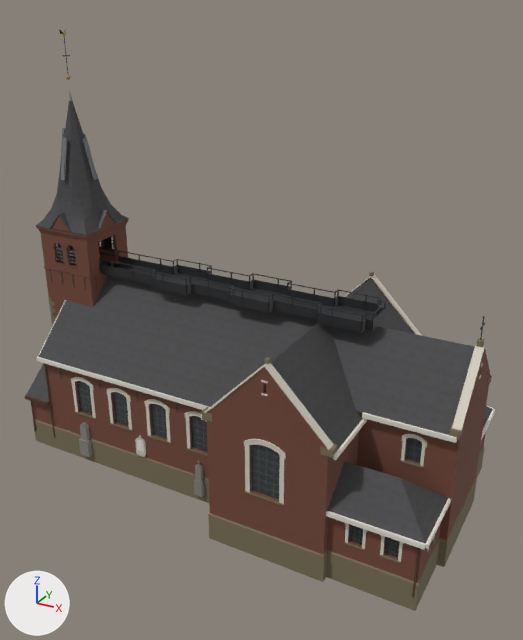
A saved change to the glTF model web/public/models/church.glb.
One viewpoint serves both versions: a 50 mm camera at (21.8, -40.4, 31.3) aimed at (-0.4, -0.1, 11.2). The lights are fixed; the arrows at lower left show +X, +Y and +Z. The first picture is the older version. Vertices at exactly the same position are counted once.

Names of what the first picture shows: 'church_brick', 'church_fittings', 'church_glass', 'church_slate', 'church_stone', 'church_trim'.
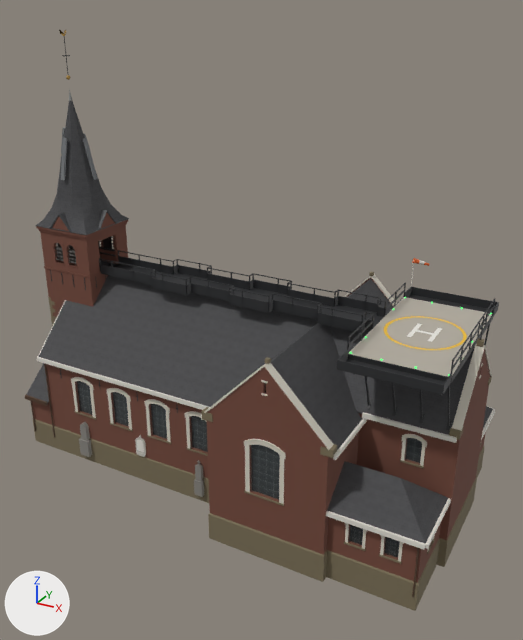
Commit message: Church: a helicopter landing deck at the end of the roof walk

Location of each change, (x1, y1, x2, y2) in pixels of the pictures (523 x 640 px):
'church_fittings', reshaped
    before: (25, 29, 495, 597)
    after: (25, 29, 499, 597)
part 1 of me_church_fittings, added
    after: (337, 359, 445, 395)
part 2 of me_church_fittings, added
    after: (408, 294, 493, 313)
part 3 of me_church_fittings, added
    after: (451, 314, 494, 383)
part 4 of me_church_fittings, added
    after: (348, 354, 452, 384)
part 5 of me_church_fittings, added
    after: (365, 376, 370, 406)
part 6 of me_church_fittings, added
    after: (392, 383, 396, 412)
part 7 of me_church_fittings, added
    after: (420, 390, 423, 419)
part 8 of me_church_fittings, built on
    before: (365, 306, 385, 329)
    after: (337, 258, 499, 431)

The change in detail:
me_church_fittings is used by ob_church_fittings; location (0.0, 0.0, 0.0).
me_church_fittings had 8295 vertices, 13911 faces and spanned x -18.4..14.6, y -8.4..8.4, z -0.6..29.6.
me_church_fittings now has 9023 vertices, 15247 faces and spans x -18.4..14.6, y -8.4..8.4, z -0.6..29.6.
me_church_fittings part 1: a new loose piece, a box spanning x 8.0..14.0, y -6.5..-5.0, z 12.35..12.4, in mat_church_fittings.
me_church_fittings part 2: a new loose piece, a box spanning x 8.0..14.0, y 5.0..6.5, z 12.35..12.4, in mat_church_fittings.
me_church_fittings part 3: a new loose piece, a box spanning x 14.0..14.06, y -5.06..5.06, z 12.34..12.69, in mat_church_fittings.
me_church_fittings part 4: a new loose piece, a box spanning x 7.94..14.06, y -5.06..-5.0, z 12.34..12.69, in mat_church_fittings.
me_church_fittings part 5: the loose piece of 8 vertices spanning x 8.8..14.5, y -4.1..-4.0, z 8.2..8.5 is copied, and the copy is multiplied about its middle by the matrix ((0.0, -0.651, 0.0), (-0.231, 0.0, -0.609), (0.609, 0.0, -0.231)), then moved by (-2.7, -0.2, 2.3); it spans x 8.9..9.1, y -5.0..-3.6, z 8.8..12.4.
me_church_fittings part 6: the loose piece of 8 vertices spanning x 8.8..14.5, y -4.1..-4.0, z 8.2..8.5 is copied, and the copy is multiplied about its middle by the matrix ((0.0, -0.651, 0.0), (-0.231, 0.0, -0.609), (0.609, 0.0, -0.231)), then moved by (-1.0, -0.2, 2.3); it spans x 10.6..10.7, y -5.0..-3.6, z 8.8..12.4.
me_church_fittings part 7: the loose piece of 8 vertices spanning x 8.8..14.5, y -4.1..-4.0, z 8.2..8.5 is copied, and the copy is multiplied about its middle by the matrix ((0.0, -0.651, 0.0), (-0.231, 0.0, -0.609), (0.609, 0.0, -0.231)), then moved by (0.7, -0.2, 2.3); it spans x 12.2..12.4, y -5.0..-3.6, z 8.8..12.4.
me_church_fittings part 8: 14 vertices moved within x 8.0, y -1.1..1.1, z 12.7..13.8; 6 vertices removed from x 8.0, y -1.1..1.1, z 12.7..13.3; 502 vertices added at x 7.9..14.0, y -6.5..7.3, z 8.6..15.1.
Other edits to the shape of me_church_fittings do not show in these pictures.
